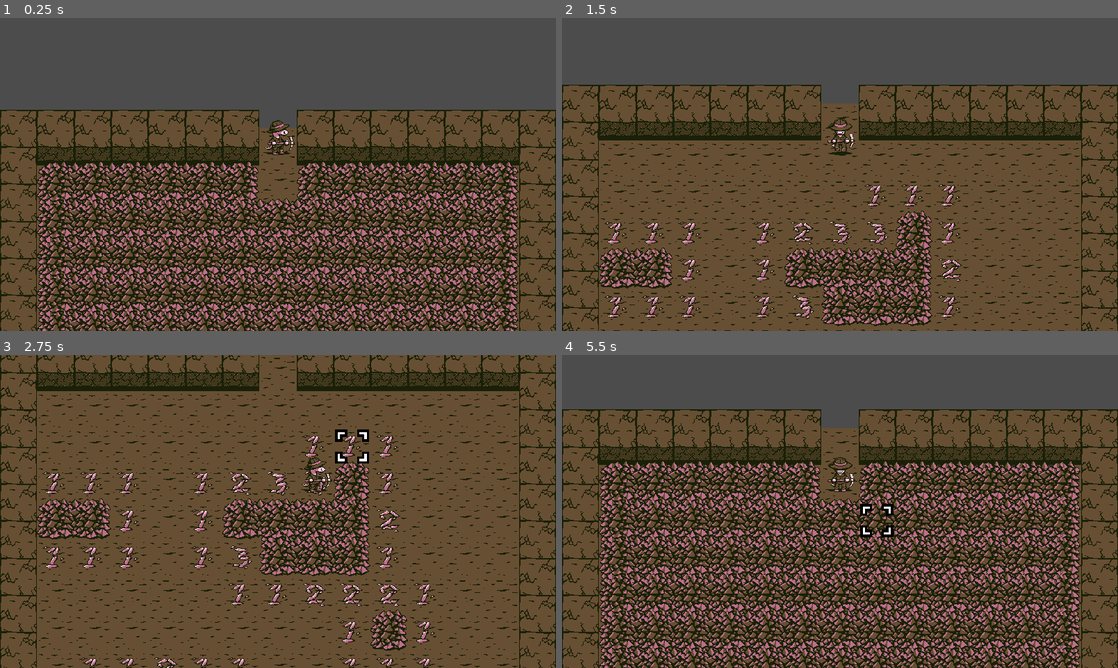
Above: before the commit, frames 1-4 (two rows, left to right).
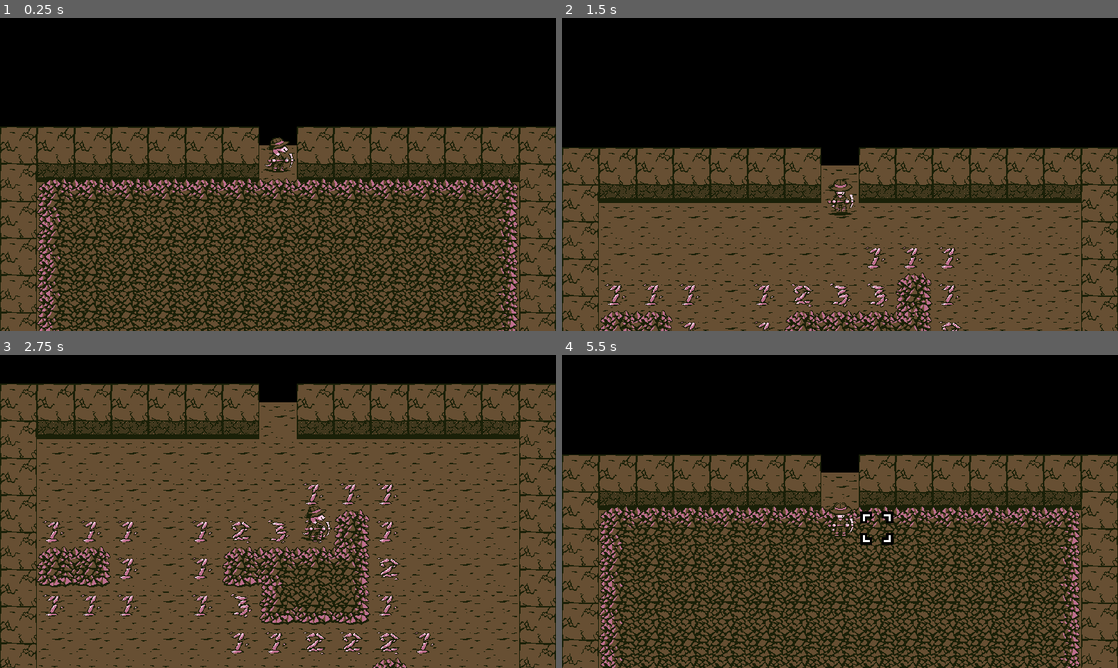
Above: after the commit, the same moments.

Repository: sporktank/gwj45-underground
Game: Godot game, scene res://game.tscn
Two runs of this game, one before a commit and one after it. Both use one fixed random seed, a clock stepped at 60 frames per second and the inputs below.
Inputs (mouse positions are in pixels of both pictures, inside the frame that each line leads up to):
- Up to frame 1 (0.25 s): no input
- Up to frame 2 (1.5 s): tap Enter at 0.5 s; move the mouse to (962, 158) at 0.52 s; hold Right (right) 0.53-1.28 s; tap Space (attack) at 0.6 s; tap Shift (flag) at 0.8, 1.35 s; move the mouse to (728, 190) at 1.27 s; hold Down (down) from 1.28 s (still down)
- Up to frame 3 (2.75 s): tap Space (attack) at 1.55, 2.1 s; move the mouse to (333, 442) at 2.02 s; release Down (down) at 2.03 s; hold Right (right) from 2.03 s (still down); tap Shift (flag) at 2.3 s
- Up to frame 4 (5.5 s): move the mouse to (812, 574) at 2.77 s; release Right (right) at 2.78 s; hold Up (up) 2.78-3.53 s; tap Shift (flag) at 2.85, 3.8, 5.3 s; tap Space (attack) at 3.05, 4.55 s; move the mouse to (1006, 558) at 3.52 s; hold Left (left) 3.53-5.03 s; click (1006, 558) at 3.6 s; move the mouse to (673, 464) at 4.27 s; right-click (673, 464) at 4.35 s; move the mouse to (867, 511) at 5.02 s; hold Down (down) from 5.03 s (still down); tap R at 5.1 s

The runs differ from the first frame. In frame 1, 69% of the frame differs, in the area x 0-100%, y 0-100%; in frame 2, 60%; in frame 3, 37%; in frame 4, 71%.

Commit message:
Snake implementation.
Beginnings of game loop.

Diff:
--- a/common/enums.gd
+++ b/common/enums.gd
@@ -1,10 +1,23 @@
 extends Node
 
 
+enum GAME_STATE {
+	MINESWEEPER = 1,
+	SNAKE = 2,
+}
+
 enum LIZARD_STATE {
-	INVALID = -1,
+	INACTIVE = -1,
 	IDLE = 0,
 	WALK = 1,
 	ATTACK = 2,
 	FLAG = 3,
+	DEAD = 4,
 }
+
+enum SNAKE_STATE {
+	INACTIVE = -1,
+	STILL = 0,
+	MOVING = 1,
+	DEAD = 2,
+}
--- a/common/events.gd
+++ b/common/events.gd
@@ -3,3 +3,6 @@
 
 signal lizard_attacked(lizard, x, y)  # (Lizard, int, int)
 signal lizard_flagged(lizard, x, y)  # (Lizard, int, int)
+signal lizard_died(lizard)  # (Lizard)
+
+signal snake_died(snake)  # (Snake)
--- a/common/global.gd
+++ b/common/global.gd
@@ -7,6 +7,10 @@
 const MAP_WIDTH := 15
 
 var splash_shown = false
+
+
+func _ready() -> void:
+	VisualServer.set_default_clear_color(Color.black)
 
 
 func _input(event):  # TODO: Make this unhandled?
--- a/common/scenes.gd
+++ b/common/scenes.gd
@@ -1 +1,4 @@
 extends Node
+
+
+const SNAKE_PIECE := preload("res://snake_piece.tscn")
--- a/game.gd
+++ b/game.gd
@@ -1,13 +1,47 @@
 extends Node2D
 
 
+var state: int = Enums.GAME_STATE.MINESWEEPER
+
+onready var camera := $Camera
 onready var lizard := $Lizard
+onready var snake := $Snake
 
 
 func _ready() -> void:
-	remove_child(lizard)
-	$Mine/YSort.add_child(lizard)
+	Events.connect("lizard_died", self, "_on_lizard_died")
+
+	remove_child(lizard) ; $Mine/YSort.add_child(lizard)
+	remove_child(snake) ; $Mine/YSort.add_child(snake)
+	snake.init_snake(Vector2.ZERO, Vector2.DOWN, 7)
+
+
+func _input(event: InputEvent) -> void:
+	if event is InputEventKey and event.scancode == KEY_F2 and event.is_pressed() and not event.is_echo():
+		_change_to_snake_game()
 
 
 func _process(delta: float) -> void:
-	$Camera.global_position.y = lizard.global_position.y + Global.BLOCK_SIZE/2 # TEMP
+	_update_camera()
+
+
+func _update_camera() -> void:
+	match state:
+		Enums.GAME_STATE.MINESWEEPER:
+			camera.global_position.y = lerp(camera.global_position.y, lizard.global_position.y - 320, 0.1)
+
+		Enums.GAME_STATE.SNAKE:
+			camera.global_position.y = lerp(camera.global_position.y, snake.head.global_position.y - 320, 0.1)
+
+
+func _change_to_snake_game() -> void:
+	lizard.state = Enums.LIZARD_STATE.INACTIVE
+	lizard.visible = false
+	snake.state = Enums.SNAKE_STATE.STILL
+	snake.position.y += Global.BLOCK_SIZE
+	snake.visible = true
+	state = Enums.GAME_STATE.SNAKE
+
+
+func _on_lizard_died(lizard: Lizard) -> void:
+	_change_to_snake_game()
--- a/game.tscn
+++ b/game.tscn
@@ -1,8 +1,9 @@
-[gd_scene load_steps=4 format=2]
+[gd_scene load_steps=5 format=2]
 
 [ext_resource path="res://lizard.tscn" type="PackedScene" id=1]
 [ext_resource path="res://mine.tscn" type="PackedScene" id=2]
 [ext_resource path="res://game.gd" type="Script" id=3]
+[ext_resource path="res://snake.tscn" type="PackedScene" id=4]
 
 [node name="Game" type="Node2D"]
 script = ExtResource( 3 )
@@ -12,8 +13,10 @@
 [node name="Lizard" parent="." instance=ExtResource( 1 )]
 position = Vector2( 448, 64 )
 
+[node name="Snake" parent="." instance=ExtResource( 4 )]
+visible = false
+position = Vector2( 448, 0 )
+
 [node name="Camera" type="Camera2D" parent="."]
-position = Vector2( 0, 96 )
-offset = Vector2( 0, -270 )
 anchor_mode = 0
 current = true
--- a/lizard.gd
+++ b/lizard.gd
@@ -4,9 +4,8 @@
 
 export(float) var walk_duration := 0.3
 
-var state: int = Enums.LIZARD_STATE.IDLE
+export(Enums.LIZARD_STATE) var state: int = Enums.LIZARD_STATE.IDLE
 var direction := Vector2.RIGHT
-var input_dir := Vector2.ZERO
 var grid_position := Vector2.ZERO
 var selector_grid_position: Vector2
 var attack_position: Vector2
@@ -29,20 +28,10 @@
 
 
 func _process(delta: float) -> void:
-
-	var previous_state := state
-	var next_state: int = Enums.LIZARD_STATE.INVALID
-
-	input_dir = Vector2(
-		Input.get_action_strength("right") - Input.get_action_strength("left"),
-		Input.get_action_strength("down") - Input.get_action_strength("up")
-	)#.clamped(1.0)
-
 	if state == Enums.LIZARD_STATE.IDLE:
 		_check_for_state_change()
 
 	_update_selector()
-
 	_update_debug_label()
 
 
@@ -67,6 +56,10 @@
 
 
 func _check_for_state_change() -> void:
+	var input_dir = Vector2(
+		Input.get_action_strength("right") - Input.get_action_strength("left"),
+		Input.get_action_strength("down") - Input.get_action_strength("up")
+	)
 
 	if input_dir.x < 0:
 		direction = Vector2.LEFT
@@ -133,8 +126,8 @@
 		position,
 		position + direction * Global.BLOCK_SIZE,
 		walk_duration,
-		#Tween.TRANS_LINEAR,
-		Tween.TRANS_SINE,
+		Tween.TRANS_LINEAR,
+		#Tween.TRANS_SINE,
 		Tween.EASE_IN_OUT
 	)
 	walk_tween.start()
--- a/lizard.tscn
+++ b/lizard.tscn
@@ -41,6 +41,21 @@
 
 [sub_resource type="SpriteFrames" id=1]
 animations = [ {
+"frames": [ ExtResource( 18 ) ],
+"loop": true,
+"name": "idle_down",
+"speed": 12.0
+}, {
+"frames": [ ExtResource( 32 ), ExtResource( 29 ), ExtResource( 30 ), ExtResource( 31 ) ],
+"loop": false,
+"name": "attack_down",
+"speed": 12.0
+}, {
+"frames": [ ExtResource( 34 ), ExtResource( 38 ), ExtResource( 36 ), ExtResource( 35 ) ],
+"loop": false,
+"name": "attack_up",
+"speed": 12.0
+}, {
 "frames": [ ExtResource( 27 ), ExtResource( 26 ), ExtResource( 25 ), ExtResource( 20 ), ExtResource( 12 ), ExtResource( 15 ), ExtResource( 19 ), ExtResource( 24 ) ],
 "loop": true,
 "name": "walk_left",
@@ -61,24 +76,9 @@
 "name": "idle_up",
 "speed": 12.0
 }, {
-"frames": [ ExtResource( 18 ) ],
-"loop": true,
-"name": "idle_down",
-"speed": 12.0
-}, {
 "frames": [ ExtResource( 13 ), ExtResource( 22 ), ExtResource( 23 ), ExtResource( 10 ), ExtResource( 9 ), ExtResource( 17 ), ExtResource( 16 ), ExtResource( 14 ) ],
 "loop": true,
 "name": "walk_up",
-"speed": 12.0
-}, {
-"frames": [ ExtResource( 32 ), ExtResource( 29 ), ExtResource( 30 ), ExtResource( 31 ) ],
-"loop": false,
-"name": "attack_down",
-"speed": 12.0
-}, {
-"frames": [ ExtResource( 34 ), ExtResource( 38 ), ExtResource( 36 ), ExtResource( 35 ) ],
-"loop": false,
-"name": "attack_up",
 "speed": 12.0
 }, {
 "frames": [ ExtResource( 33 ), ExtResource( 37 ), ExtResource( 40 ), ExtResource( 39 ) ],
--- a/mine.gd
+++ b/mine.gd
@@ -60,7 +60,7 @@
 	# Enforce some structure.
 	block_map[7][0].is_border = false
 	block_map[7][0].is_mine = false
-	block_map[7][0].solid = false ; block_map[7][1].solid = false
+	block_map[7][0].solid = false #; block_map[7][1].solid = false
 	block_map[6][1].is_mine = false ; block_map[7][1].is_mine = false ; block_map[8][1].is_mine = false
 	block_map[6][2].is_mine = false ; block_map[7][2].is_mine = false ; block_map[8][2].is_mine = false
 	block_map[6][3].is_mine = false ; block_map[7][3].is_mine = false ; block_map[8][3].is_mine = false
@@ -130,7 +130,7 @@
 		return
 
 	if block.is_mine:
-		print("BOOM!!")
+		Events.emit_signal("lizard_died", lizard)
 
 	elif block.solid:
 		block.solid = false
--- a/mine.tscn
+++ b/mine.tscn
@@ -539,14 +539,8 @@
 0/shape_offset = Vector2( 0, 0 )
 0/shape_transform = Transform2D( 1, 0, 0, 1, 0, 0 )
 0/shape_one_way = false
-0/shape_one_way_margin = 1.0
-0/shapes = [ {
-"autotile_coord": Vector2( 0, 0 ),
-"one_way": false,
-"one_way_margin": 1.0,
-"shape": null,
-"shape_transform": Transform2D( 1, 0, 0, 1, 0, 0 )
-} ]
+0/shape_one_way_margin = 0.0
+0/shapes = [  ]
 0/z_index = 0
 
 [sub_resource type="TileSet" id=15]
@@ -577,14 +571,8 @@
 0/shape_offset = Vector2( 0, 0 )
 0/shape_transform = Transform2D( 1, 0, 0, 1, 0, 0 )
 0/shape_one_way = false
-0/shape_one_way_margin = 1.0
-0/shapes = [ {
-"autotile_coord": Vector2( 0, 0 ),
-"one_way": false,
-"one_way_margin": 1.0,
-"shape": null,
-"shape_transform": Transform2D( 1, 0, 0, 1, 0, 0 )
-} ]
+0/shape_one_way_margin = 0.0
+0/shapes = [  ]
 0/z_index = 0
 
 [sub_resource type="TileSet" id=17]
@@ -595,7 +583,7 @@
 0/region = Rect2( 0, 0, 768, 352 )
 0/tile_mode = 1
 0/autotile/bitmask_mode = 1
-0/autotile/bitmask_flags = [ Vector2( 0, 0 ), 144, Vector2(  …(271 unchanged characters)… Vector2( 3, 2 ), 26, Vector2( 3, 3 ), 24 ]
+0/autotile/bitmask_flags = [ Vector2( 0, 0 ), 144, Vector2(  …(271 unchanged characters)… Vector2( 3, 2 ), 26, Vector2( 3, 3 ), 24, Vector2( 4, 0 ), 187, Vector2( 4, 1 ), 434, Vector2( 4, 2 ), 182, Vector2( 4, 3 ), 250, Vector2( 5, 0 ), 440, Vector2( 5, 1 ), 510, Vector2( 5, 2 ), 447, Vector2( 5, 3 ), 62, Vector2( 6, 0 ), 248, Vector2( 6, 1 ), 507, Vector2( 6, 2 ), 255, Vector2( 6, 3 ), 59, Vector2( 7, 0 ), 190, Vector2( 7, 1 ), 218, Vector2( 7, 2 ), 155, Vector2( 7, 3 ), 442, Vector2( 8, 0 ), 432, Vector2( 8, 1 ), 438, Vector2( 8, 2 ), 446, Vector2( 8, 3 ), 54, Vector2( 9, 0 ), 506, Vector2( 9, 1 ), 254, Vector2( 9, 2 ), 511, Vector2( 9, 3 ), 63, Vector2( 10, 0 ), 504, Vector2( 10, 2 ), 443, Vector2( 10, 3 ), 191, Vector2( 11, 0 ), 216, Vector2( 11, 1 ), 251, Vector2( 11, 2 ), 219, Vector2( 11, 3 ), 27 ]
 0/autotile/icon_coordinate = Vector2( 0, 3 )
 0/autotile/tile_size = Vector2( 64, 88 )
 0/autotile/spacing = 0
@@ -617,6 +605,7 @@
 
 [node name="Game" type="TileMap" parent="."]
 visible = false
+modulate = Color( 1, 1, 1, 0.501961 )
 z_index = 1
 z_as_relative = false
 tile_set = SubResource( 1 )
@@ -656,4 +645,4 @@
 position = Vector2( 0, 24 )
 tile_set = SubResource( 17 )
 format = 1
-tile_data = PoolIntArray( 131080, 0, 0, 131085, 0, 196608, 196610, 0, 1, 196611, 0, 196610, 196612, 0, 2, 196613, 0, 196610, 196614, 0, 3, 196616, 0, 65536, 262146, 0, 65536, 262148, 0, 65536, 262150, 0, 65536, 262152, 0, 65536, 262154, 0, 196608, 262155, 0, 196608, 327682, 0, 65537, 327683, 0, 196610, 327684, 0, 65538, 327685, 0, 196610, 327686, 0, 65539, 327688, 0, 131073, 327689, 0, 196610, 327690, 0, 196608, 327691, 0, 196608, 393218, 0, 65536, 393220, 0, 65536, 393222, 0, 65536, 393226, 0, 131072, 458754, 0, 131073, 458755, 0, 196610, 458756, 0, 131074, 458757, 0, 196610, 458758, 0, 131075 )
+tile_data = PoolIntArray( 262152, 0, 1, 262153, 0, 196610, 262154, 0, 3, 327688, 0, 65536, 327690, 0, 65536, 393220, 0, 196609, 393221, 0, 196610, 393222, 0, 3, 393224, 0, 65540, 393225, 0, 10, 393226, 0, 65543, 458758, 0, 131073, 458759, 0, 196610, 458760, 0, 196613, 458761, 0, 131077, 458762, 0, 131083, 524288, 0, 0, 524290, 0, 8, 524291, 0, 11, 524297, 0, 131076, 524298, 0, 196619, 589824, 0, 65536, 589826, 0, 131076, 589827, 0, 196614, 589828, 0, 196610, 589829, 0, 196610, 589830, 0, 196610, 589831, 0, 196610, 589832, 0, 196610, 589833, 0, 131075, 655360, 0, 131073, 655361, 0, 196610, 655362, 0, 131075 )
--- a/project.godot
+++ b/project.godot
@@ -23,11 +23,23 @@
 "class": "Mine",
 "language": "GDScript",
 "path": "res://mine.gd"
+}, {
+"base": "Node2D",
+"class": "Snake",
+"language": "GDScript",
+"path": "res://snake.gd"
+}, {
+"base": "Node2D",
+"class": "SnakePiece",
+"language": "GDScript",
+"path": "res://snake_piece.gd"
 } ]
 _global_script_class_icons={
 "Block": "",
 "Lizard": "",
-"Mine": ""
+"Mine": "",
+"Snake": "",
+"SnakePiece": ""
 }
 
 [application]
--- /dev/null
+++ b/snake.gd
@@ -0,0 +1,129 @@
+extends Node2D
+class_name Snake
+
+
+export(float) var move_duration := 0.3
+
+export(Enums.SNAKE_STATE) var state: int = Enums.SNAKE_STATE.INACTIVE
+var is_moving := false
+var direction := Vector2.DOWN
+var next_direction := Vector2.DOWN
+
+var head: SnakePiece = null
+var tail: SnakePiece = null
+
+onready var move_tween := $MoveTween
+onready var pieces := $Pieces
+onready var raycasts := $RayCasts
+onready var raycast_left := $RayCasts/Left
+onready var raycast_right := $RayCasts/Right
+onready var raycast_up := $RayCasts/Up
+onready var raycast_down := $RayCasts/Down
+
+
+#func _ready() -> void:
+#	init_snake(Vector2.ZERO, Vector2.RIGHT, 3)
+
+
+func _process(delta: float) -> void:
+	match state:
+		Enums.SNAKE_STATE.INACTIVE:
+			return
+
+		Enums.SNAKE_STATE.STILL:
+			# Be more forgiving on first move.
+			if Input.is_action_just_pressed("up") and direction != Vector2.DOWN and not raycast_up.is_colliding():
+				_move(Vector2.UP)
+			elif Input.is_action_just_pressed("down") and direction != Vector2.UP and not raycast_down.is_colliding():
+				_move(Vector2.DOWN)
+			elif Input.is_action_just_pressed("left") and direction != Vector2.RIGHT and not raycast_left.is_colliding():
+				_move(Vector2.LEFT)
+			elif Input.is_action_just_pressed("right") and direction != Vector2.LEFT and not raycast_right.is_colliding():
+				_move(Vector2.RIGHT)
+
+		Enums.SNAKE_STATE.MOVING:
+			if is_moving:
+				if Input.is_action_pressed("up") and direction != Vector2.DOWN:
+					next_direction = Vector2.UP
+				elif Input.is_action_pressed("down") and direction != Vector2.UP:
+					next_direction = Vector2.DOWN
+				elif Input.is_action_pressed("left") and direction != Vector2.RIGHT:
+					next_direction = Vector2.LEFT
+				elif Input.is_action_pressed("right") and direction != Vector2.LEFT:
+					next_direction = Vector2.RIGHT
+
+			else:
+				if _check_for_death(next_direction):
+					state = Enums.SNAKE_STATE.DEAD
+				else:
+					_move(next_direction)
+
+
+func _check_for_death(new_direction: Vector2) -> bool:
+	if new_direction == Vector2.UP and raycast_up.is_colliding(): return true
+	if new_direction == Vector2.DOWN and raycast_down.is_colliding(): return true
+	if new_direction == Vector2.LEFT and raycast_left.is_colliding(): return true
+	if new_direction == Vector2.RIGHT and raycast_right.is_colliding(): return true
+	return false
+
+
+func init_snake(position: Vector2, start_direction: Vector2, length: int) -> void:
+	for child in pieces.get_children():
+		pieces.remove_child(child)
+		child.queue_free()
+
+	for i in length:
+		var piece := Scenes.SNAKE_PIECE.instance() as SnakePiece
+		pieces.add_child(piece)
+		piece.position = position - start_direction * i * Global.BLOCK_SIZE
+
+	for i in length-1:
+		pieces.get_child(i + 0).next_piece = pieces.get_child(i + 1)
+		pieces.get_child(i + 1).prev_piece = pieces.get_child(i + 0)
+
+	for i in length:
+		pieces.get_child(i).init_piece(start_direction)
+
+	head = pieces.get_child(0)
+	tail = pieces.get_child(length - 1)
+	tail.collision_shape.disabled = true
+
+
+func _move(new_direction: Vector2, grow_tail := false) -> void:
+	if is_moving:
+		return
+
+	is_moving = true
+	state = Enums.SNAKE_STATE.MOVING
+	direction = new_direction
+	next_direction = new_direction
+
+	var new_head := Scenes.SNAKE_PIECE.instance() as SnakePiece
+	new_head.position = head.position + direction * Global.BLOCK_SIZE
+	new_head.next_piece = head
+	head.prev_piece = new_head
+	pieces.add_child(new_head)
+	pieces.move_child(new_head, 0)
+	head = new_head
+	raycasts.position = head.position
+
+	# Animate.
+	for piece_ in pieces.get_children():
+		var piece := (piece_ as SnakePiece)
+		piece.animate_move(move_tween, grow_tail, move_duration)
+
+	move_tween.start()
+	yield(move_tween, "tween_all_completed")
+
+	if grow_tail:
+		pass # Nothing to do?
+
+	else:
+		var old_tail := tail
+		tail = tail.prev_piece
+		tail.next_piece = null
+		pieces.remove_child(old_tail)
+		old_tail.queue_free()
+		tail.collision_shape.disabled = true
+
+	is_moving = false
--- /dev/null
+++ b/snake.tscn
@@ -0,0 +1,32 @@
+[gd_scene load_steps=2 format=2]
+
+[ext_resource path="res://snake.gd" type="Script" id=2]
+
+[node name="Snake" type="Node2D"]
+script = ExtResource( 2 )
+
+[node name="MoveTween" type="Tween" parent="."]
+
+[node name="RayCasts" type="Node2D" parent="."]
+
+[node name="Down" type="RayCast2D" parent="RayCasts"]
+position = Vector2( 32, 0 )
+enabled = true
+cast_to = Vector2( 0, 32 )
+
+[node name="Up" type="RayCast2D" parent="RayCasts"]
+position = Vector2( 32, -64 )
+enabled = true
+cast_to = Vector2( 0, -32 )
+
+[node name="Right" type="RayCast2D" parent="RayCasts"]
+position = Vector2( 64, -32 )
+enabled = true
+cast_to = Vector2( 32, 0 )
+
+[node name="Left" type="RayCast2D" parent="RayCasts"]
+position = Vector2( 0, -32 )
+enabled = true
+cast_to = Vector2( -32, 0 )
+
+[node name="Pieces" type="Node2D" parent="."]
--- /dev/null
+++ b/snake_piece.gd
@@ -0,0 +1,74 @@
+extends Node2D
+class_name SnakePiece
+
+
+const NUM_FRAMES := 4
+
+var prev_piece: SnakePiece = null
+var next_piece: SnakePiece = null
+
+onready var anim := $AnimatedSprite
+onready var collision_shape = $StaticBody2D/CollisionShape2D
+
+
+func is_head() -> bool:
+	return prev_piece == null
+
+
+func is_tail() -> bool:
+	return next_piece == null
+
+
+func _vec2_to_dir(v: Vector2) -> String:
+	match v:
+		Vector2.UP: return "up"
+		Vector2.DOWN: return "down"
+		Vector2.LEFT: return "left"
+		Vector2.RIGHT: return "right"
+	return ""
+
+
+func animate_move(tween: Tween, grow_tail := false, duration := 0.3) -> void:
+
+	if is_tail() and grow_tail:
+		return
+
+	var from_vec2 := (position - (next_piece.position if next_piece != null else position)).normalized()
+	var to_vec2 := ((prev_piece.position if prev_piece != null else position) - position).normalized()
+
+	var from_dir := _vec2_to_dir(from_vec2)
+	var to_dir := _vec2_to_dir(to_vec2)
+
+	# TODO: Handle length < 3.
+	var anim_name := "empty"
+
+	if is_head():
+		anim_name = "head_%s" % [from_dir]
+
+	elif prev_piece.is_head():
+		anim_name = "head_%s_body_%s" % [from_dir, to_dir]
+
+	elif is_tail():
+		anim_name = "tail_%s" % [to_dir]
+
+	elif next_piece.is_tail() and not grow_tail:
+		anim_name = "body_%s_tail_%s" % [from_dir, to_dir]
+
+	else:
+		anim_name = "body_%s_body_%s" % [from_dir, to_dir]
+
+	anim.animation = anim_name if anim_name in anim.frames.get_animation_names() else "empty"
+	tween.interpolate_property(anim, "frame", 0, NUM_FRAMES - 1, duration)
+
+
+func init_piece(direction: Vector2) -> void:
+	var dir_str := _vec2_to_dir(direction)
+
+	if is_head():
+		anim.animation = "head_%s" % [dir_str]
+	elif is_tail():
+		anim.animation = "body_%s_tail_%s" % [dir_str, dir_str]
+	else:
+		anim.animation = "body_%s_body_%s" % [dir_str, dir_str]
+
+	anim.frame = NUM_FRAMES - 1
--- /dev/null
+++ b/snake_piece.tscn
@@ -0,0 +1,155 @@
+[gd_scene load_steps=30 format=2]
+
+[ext_resource path="res://sprites/snake/head_down.png" type="Texture" id=1]
+[ext_resource path="res://snake_piece.gd" type="Script" id=2]
+[ext_resource path="res://sprites/snake/head_up.png" type="Texture" id=3]
+[ext_resource path="res://sprites/snake/head_down_body_down.png" type="Texture" id=4]
+[ext_resource path="res://sprites/snake/body_down_tail_down.png" type="Texture" id=5]
+[ext_resource path="res://sprites/snake/tail_down.png" type="Texture" id=6]
+[ext_resource path="res://sprites/snake/body_down_body_down.png" type="Texture" id=7]
+
+[sub_resource type="RectangleShape2D" id=1]
+extents = Vector2( 31, 31 )
+
+[sub_resource type="AtlasTexture" id=7]
+atlas = ExtResource( 4 )
+region = Rect2( 0, 0, 64, 64 )
+
+[sub_resource type="AtlasTexture" id=8]
+atlas = ExtResource( 4 )
+region = Rect2( 64, 0, 64, 64 )
+
+[sub_resource type="AtlasTexture" id=9]
+atlas = ExtResource( 4 )
+region = Rect2( 128, 0, 64, 64 )
+
+[sub_resource type="AtlasTexture" id=10]
+atlas = ExtResource( 4 )
+region = Rect2( 192, 0, 64, 64 )
+
+[sub_resource type="AtlasTexture" id=3]
+atlas = ExtResource( 1 )
+region = Rect2( 0, 0, 64, 64 )
+
+[sub_resource type="AtlasTexture" id=4]
+atlas = ExtResource( 1 )
+region = Rect2( 64, 0, 64, 64 )
+
+[sub_resource type="AtlasTexture" id=5]
+atlas = ExtResource( 1 )
+region = Rect2( 128, 0, 64, 64 )
+
+[sub_resource type="AtlasTexture" id=6]
+atlas = ExtResource( 1 )
+region = Rect2( 192, 0, 64, 64 )
+
+[sub_resource type="AtlasTexture" id=15]
+atlas = ExtResource( 5 )
+region = Rect2( 0, 0, 64, 64 )
+
+[sub_resource type="AtlasTexture" id=16]
+atlas = ExtResource( 5 )
+region = Rect2( 64, 0, 64, 64 )
+
+[sub_resource type="AtlasTexture" id=17]
+atlas = ExtResource( 5 )
+region = Rect2( 128, 0, 64, 64 )
+
+[sub_resource type="AtlasTexture" id=18]
+atlas = ExtResource( 5 )
+region = Rect2( 192, 0, 64, 64 )
+
+[sub_resource type="AtlasTexture" id=11]
+atlas = ExtResource( 6 )
+region = Rect2( 0, 0, 64, 64 )
+
+[sub_resource type="AtlasTexture" id=12]
+atlas = ExtResource( 6 )
+region = Rect2( 64, 0, 64, 64 )
+
+[sub_resource type="AtlasTexture" id=13]
+atlas = ExtResource( 6 )
+region = Rect2( 128, 0, 64, 64 )
+
+[sub_resource type="AtlasTexture" id=14]
+atlas = ExtResource( 6 )
+region = Rect2( 192, 0, 64, 64 )
+
+[sub_resource type="AtlasTexture" id=19]
+atlas = ExtResource( 7 )
+region = Rect2( 0, 0, 64, 64 )
+
+[sub_resource type="AtlasTexture" id=20]
+atlas = ExtResource( 7 )
+region = Rect2( 64, 0, 64, 64 )
+
+[sub_resource type="AtlasTexture" id=21]
+atlas = ExtResource( 7 )
+region = Rect2( 128, 0, 64, 64 )
+
+[sub_resource type="AtlasTexture" id=22]
+atlas = ExtResource( 7 )
+region = Rect2( 192, 0, 64, 64 )
+
+[sub_resource type="SpriteFrames" id=2]
+animations = [ {
+"frames": [ ExtResource( 3 ) ],
+"loop": true,
+"name": "empty",
+"speed": 5.0
+}, {
+"frames": [ SubResource( 7 ), SubResource( 8 ), SubResource( 9 ), SubResource( 10 ) ],
+"loop": true,
+"name": "head_down_body_down",
+"speed": 5.0
+}, {
+"frames": [ SubResource( 3 ), SubResource( 4 ), SubResource( 5 ), SubResource( 6 ) ],
+"loop": false,
+"name": "head_down",
+"speed": 5.0
+}, {
+"frames": [ SubResource( 15 ), SubResource( 16 ), SubResource( 17 ), SubResource( 18 ) ],
+"loop": true,
+"name": "body_down_tail_down",
+"speed": 5.0
+}, {
+"frames": [ SubResource( 11 ), SubResource( 12 ), SubResource( 13 ), SubResource( 14 ) ],
+"loop": true,
+"name": "tail_down",
+"speed": 5.0
+}, {
+"frames": [ SubResource( 19 ), SubResource( 20 ), SubResource( 21 ), SubResource( 22 ) ],
+"loop": true,
+"name": "body_down_body_down",
+"speed": 5.0
+} ]
+
+[node name="SnakePiece" type="Node2D"]
+script = ExtResource( 2 )
+
+[node name="StaticBody2D" type="StaticBody2D" parent="."]
+position = Vector2( 32, -32 )
+
+[node name="CollisionShape2D" type="CollisionShape2D" parent="StaticBody2D"]
+shape = SubResource( 1 )
+
+[node name="AnimatedSprite" type="AnimatedSprite" parent="."]
+position = Vector2( 32, -32 )
+frames = SubResource( 2 )
+animation = "empty"
+
+[node name="Label" type="Label" parent="."]
+visible = false
+margin_left = -32.0
+margin_top = -80.0
+margin_right = 96.0
+margin_bottom = 16.0
+custom_colors/font_color = Color( 0, 0, 0, 1 )
+text = "headarms
+N N
+frame 0"
+align = 1
+valign = 1
+__meta__ = {
+"_edit_use_anchors_": false
+}
Binary file changed: blocks/debug.png
Binary file changed: blocks/rocks-full.png
Binary file added: sprites/snake/body_down_body_down.png
Not shown, added: sprites/snake/body_down_body_down.png.import
Binary file added: sprites/snake/body_down_tail_down.png
Not shown, added: sprites/snake/body_down_tail_down.png.import
Binary file added: sprites/snake/head_down.png
Not shown, added: sprites/snake/head_down.png.import
Binary file added: sprites/snake/head_down_body_down.png
Not shown, added: sprites/snake/head_down_body_down.png.import
Binary file added: sprites/snake/head_up.png
Not shown, added: sprites/snake/head_up.png.import
(and 2 more such lines)
